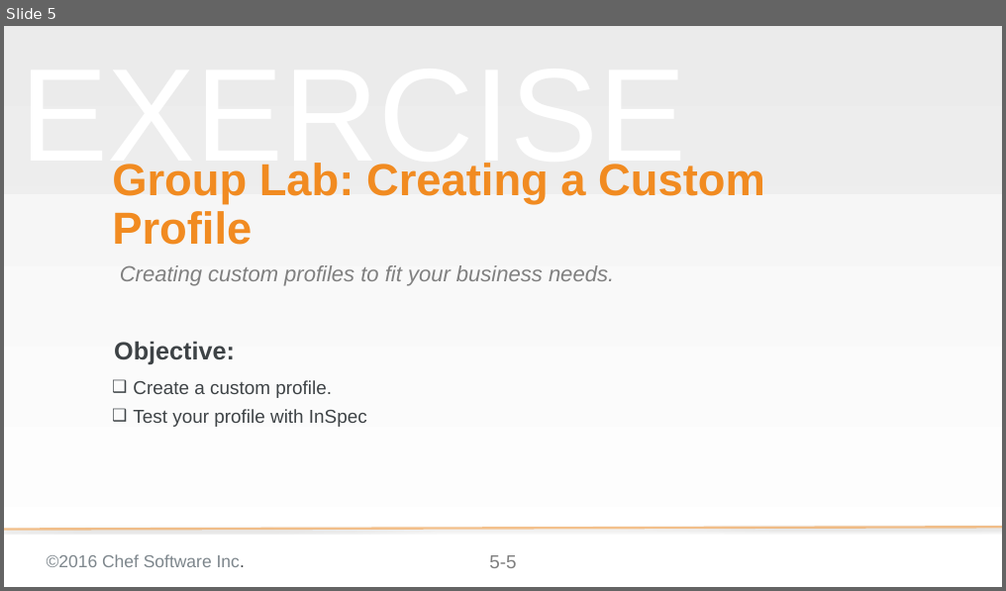
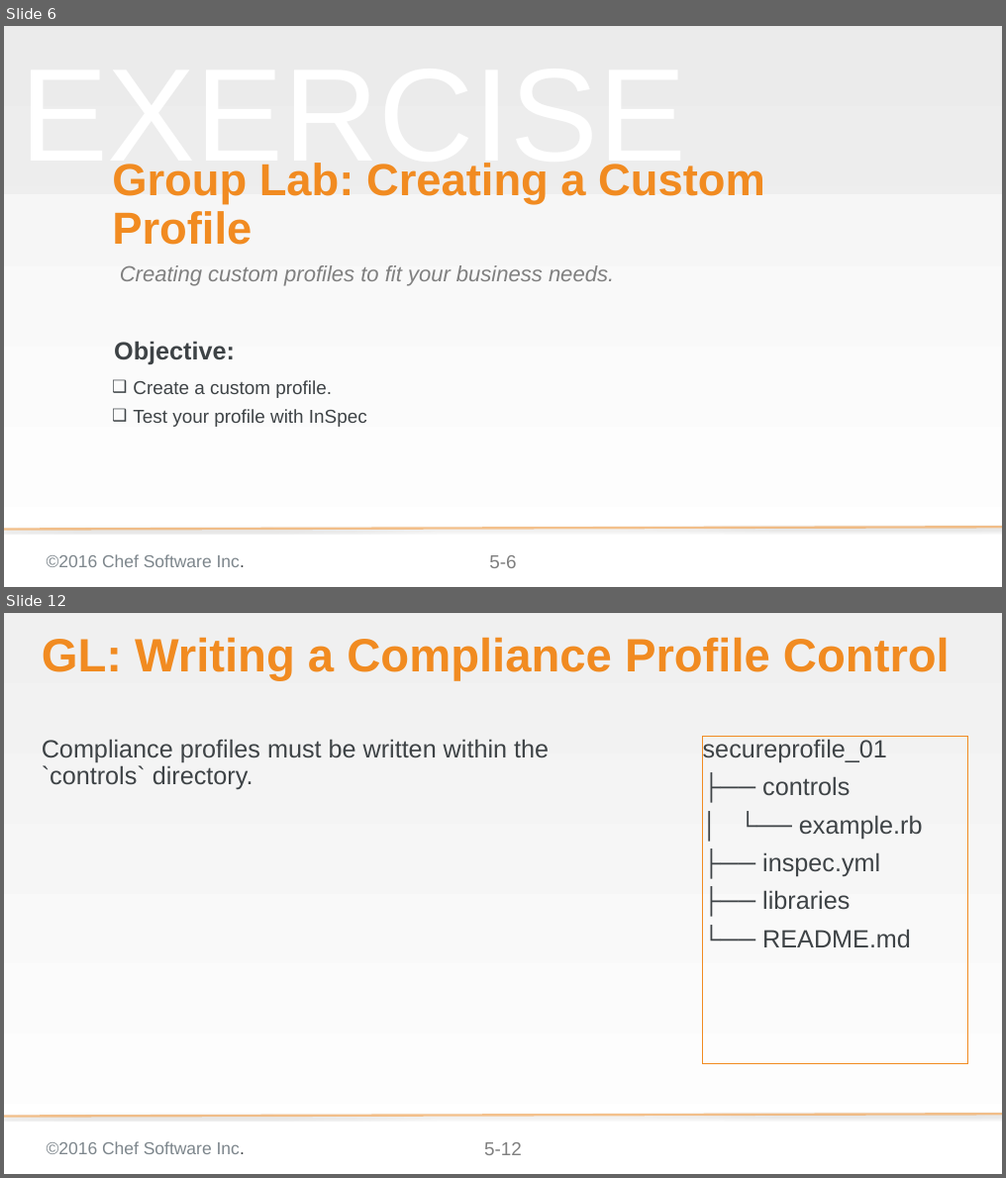
Before and after one commit to bchamby/chef-compliance-installation-configuration-operation, a slide deck: 05-creating-custom-profiles.pptx. Shown one above the other, each under a label of ours: slide 5 before the commit, slides 6 and 12 after it; the slides between them are not shown. The pictures are 1006x591 and 1006x1178 pixels, drawn with LibreOffice and Linux fonts; fonts in the diff are those of the drawing; background and template pictures are left out. Boxes give left, top, right and bottom in pixels: in the first picture for what was removed or moved away, otherwise in the second. Text is boxed around its words. In the diff, an @@ line names an element or a change of style, - is before the commit and + after.

Commit message:
Rewrote 05-creating-custom-profiles to suppoet inspec 0.14.2. Still need to add the new profile upload procedure

```diff
--- a/05-creating-custom-profiles.pptx
+++ b/05-creating-custom-profiles.pptx
@@ slide 12 added at box(4, 613, 1002, 1174), background gradient #F0F0F0 to #FFFFFF; not listed: 3 template elements that a slide beside it also shows @@
@@ title added at box(42, 637, 949, 681), 60 pt, text #F18B21, bold @@
+GL: Writing a Compliance Profile Control
@@ text added at box(42, 739, 548, 789), 32 pt, text #3E4346 @@
+Compliance profiles must be written within the `controls` directory.
@@ rectangle added at box(703, 737, 968, 1064), outline #F18B21 0.75 pt, 32 pt, text #3E4346 @@
+secureprofile_01
+├── controls
+│ └── example.rb
+├── inspec.yml
+├── libraries
+└── README.md
@@ what was slide 5 is now slide 6 @@
```
Also in this commit, not shown: 4 slides changed, 15 other slides added, 21 slides removed.
